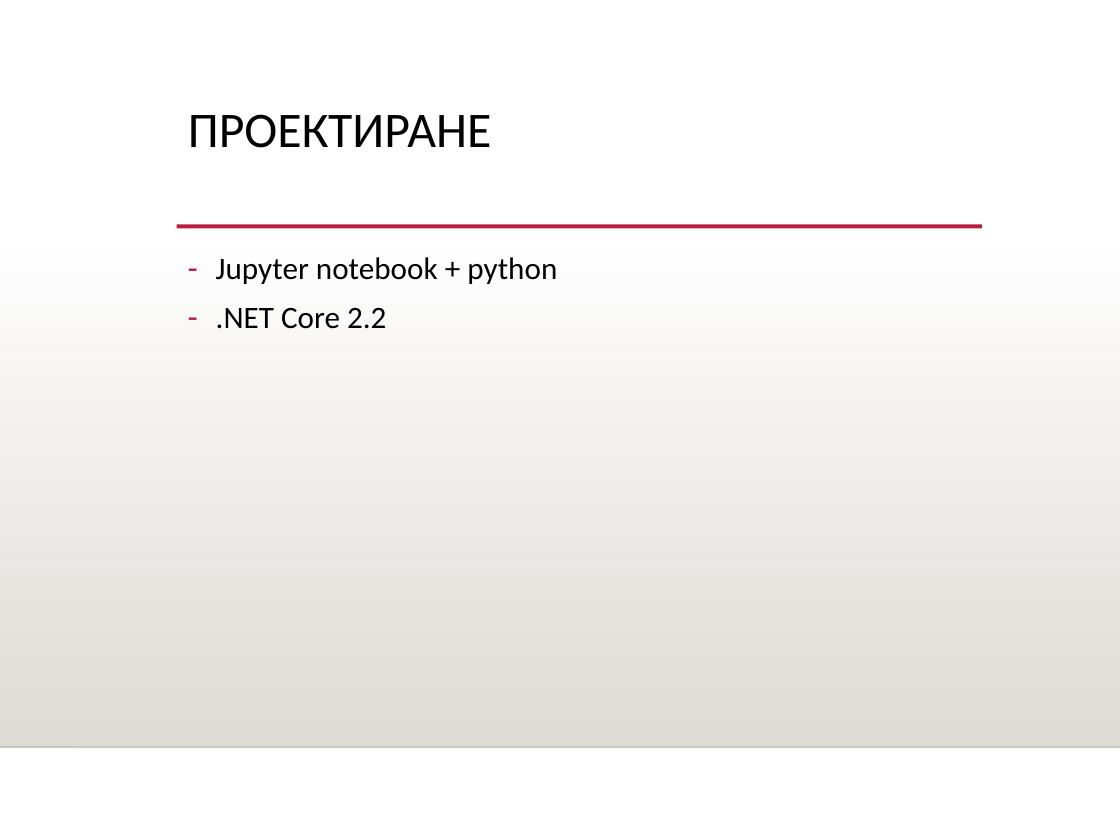
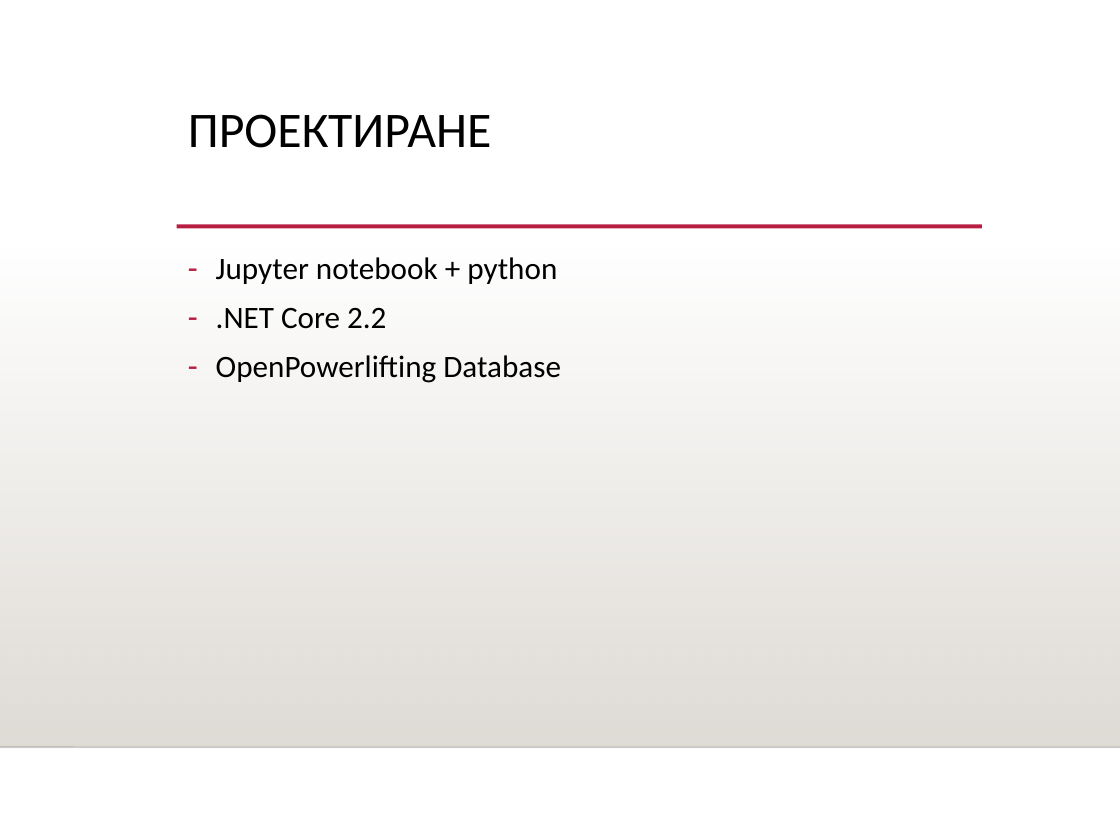
Before and after one commit to cwetanow/powerlifting-data-analysis, a slide deck: slide 6 of docs/Presentation.ppt. Drawn at 1120x840 pixels with LibreOffice and Linux fonts; fonts in the diff are those of the drawing; background and template pictures are left out. Boxes give left, top, right and bottom in pixels: in the first picture for what was removed or moved away, otherwise in the second. Text is boxed around its words. In the diff, an @@ line names an element or a change of style, - is before the commit and + after.

```diff
--- a/docs/Presentation.ppt
+++ b/docs/Presentation.ppt
@@ text at [216,355,561,383]: paragraph added @@
+– OpenPowerlifting Database
```
Also in this commit, not shown: 1 other file.
